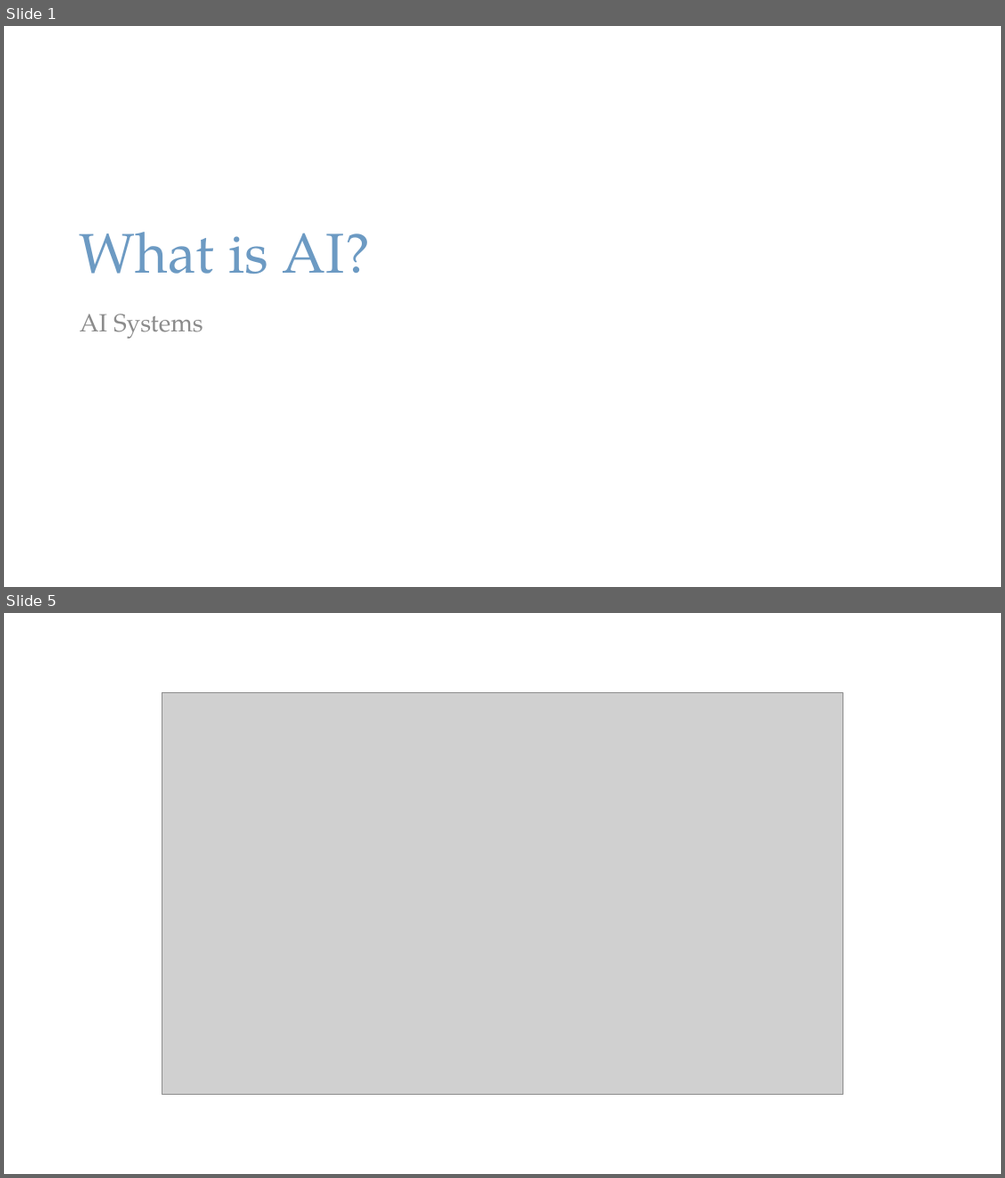
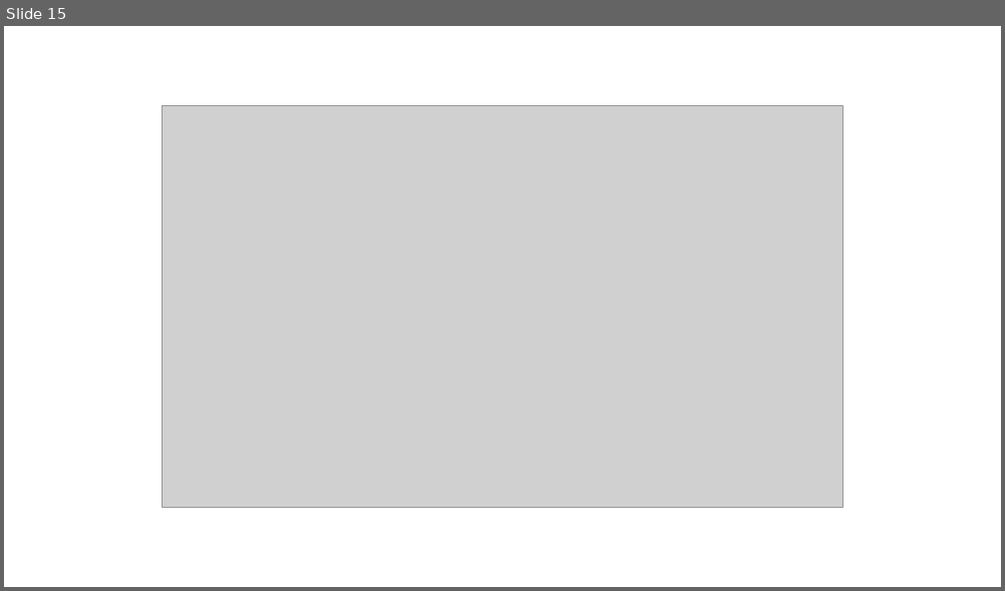
Before and after one commit to PracticumAI-Test/what_is_ai, a slide deck: ai_systems.pptx. Shown one above the other, each under a label of ours: slides 1 and 5 before the commit, slide 15 after it; the slides between them are not shown. The pictures are 1005x1178 and 1005x591 pixels, drawn with LibreOffice and Linux fonts; fonts in the diff are those of the drawing; grey boxes stand for pictures. Boxes give left, top, right and bottom in pixels: in the first picture for what was removed or moved away, otherwise in the second. Text is boxed around its words. In the diff, an @@ line names an element or a change of style, - is before the commit and + after.

```diff
--- a/ai_systems.pptx
+++ b/ai_systems.pptx
@@ slide 1 removed at [4,26,1001,587], background #FFFFFF @@
@@ title removed at [80,232,370,273] @@
-What is AI?
@@ text removed at [80,313,203,338] @@
-AI Systems
@@ what was slide 5 is now slide 15 @@
```
Also in this commit, not shown: 10 slides changed, 4 slides added, 8 other slides removed, 1 other file.
